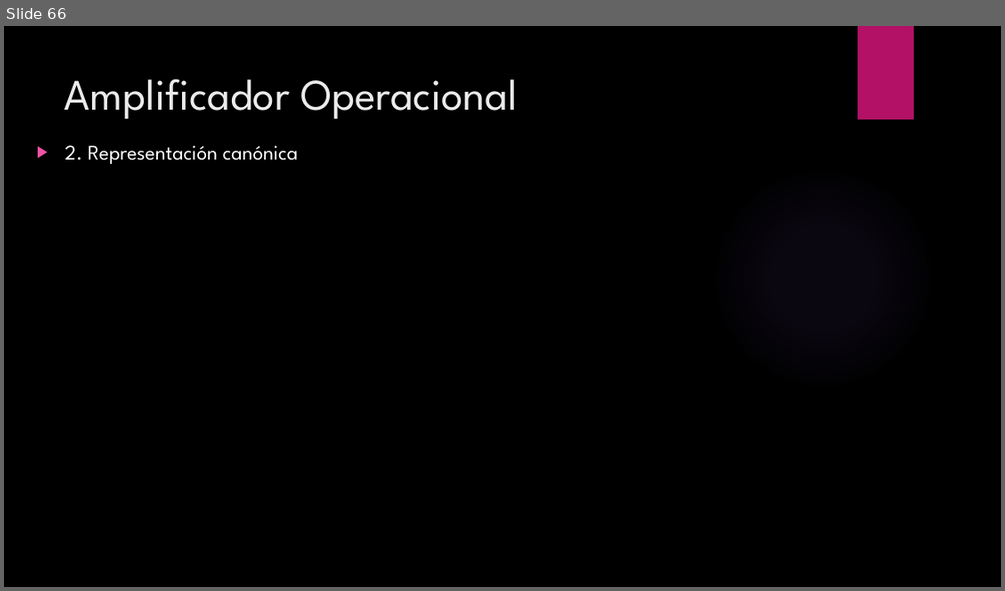
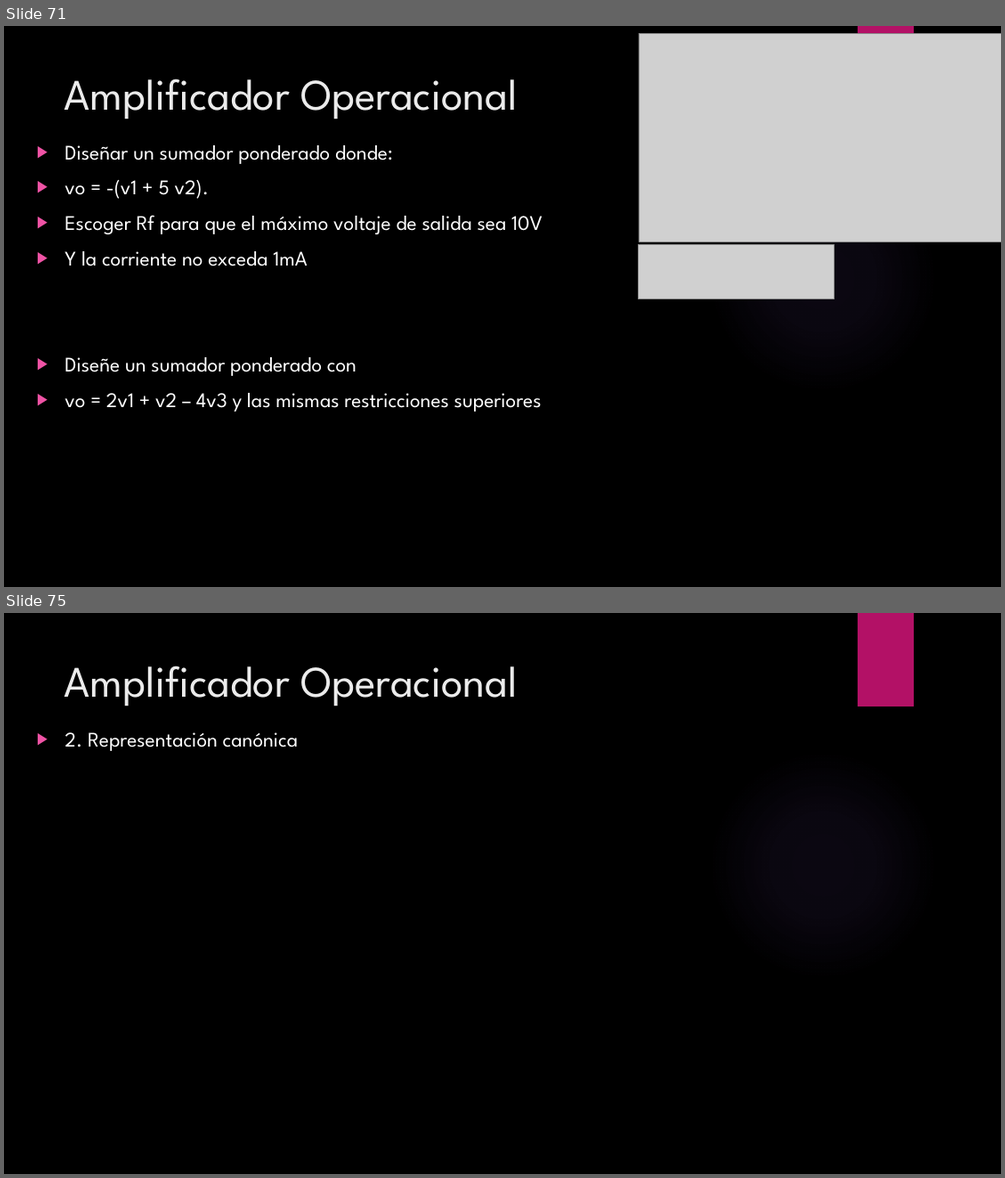
Before and after one commit to ulatinaedupa/ElectronicsII, a slide deck: Presentación/Electronica II.pptx. Shown one above the other, each under a label of ours: slide 66 before the commit, slides 71 and 75 after it; the slides between them are not shown. The pictures are 1005x591 and 1005x1178 pixels, drawn with LibreOffice and Linux fonts; fonts in the diff are those of the drawing; grey boxes stand for pictures; background and template pictures are left out. Boxes give left, top, right and bottom in pixels: in the first picture for what was removed or moved away, otherwise in the second. Text is boxed around its words. In the diff, an @@ line names an element or a change of style, - is before the commit and + after.

```diff
--- a/Presentación/Electronica II.pptx
+++ b/Presentación/Electronica II.pptx
@@ slide 71 added at [4,26,1001,587], background picture (left out); not listed: 2 template elements that a slide beside it also shows @@
@@ picture added at [639,33,1001,242] @@
@@ title added at [65,79,518,119], 42 pt, text #EBEBEB @@
+Amplificador Operacional
@@ text added at [65,145,542,411], 20 pt, text #FFFFFF @@
+▶ Diseñar un sumador ponderado donde:
+▶ vo = -(v1 + 5 v2).
+▶ Escoger Rf para que el máximo voltaje de salida sea 10V
+▶ Y la corriente no exceda 1mA
+▶ Diseñe un sumador ponderado con
+▶ vo = 2v1 + v2 – 4v3 y las mismas restricciones superiores
@@ picture added at [639,244,834,299] @@
@@ what was slide 66 is now slide 75 @@
```
Also in this commit, not shown: 4 slides changed, 24 other slides added, 12 slides removed, 3 other files.
